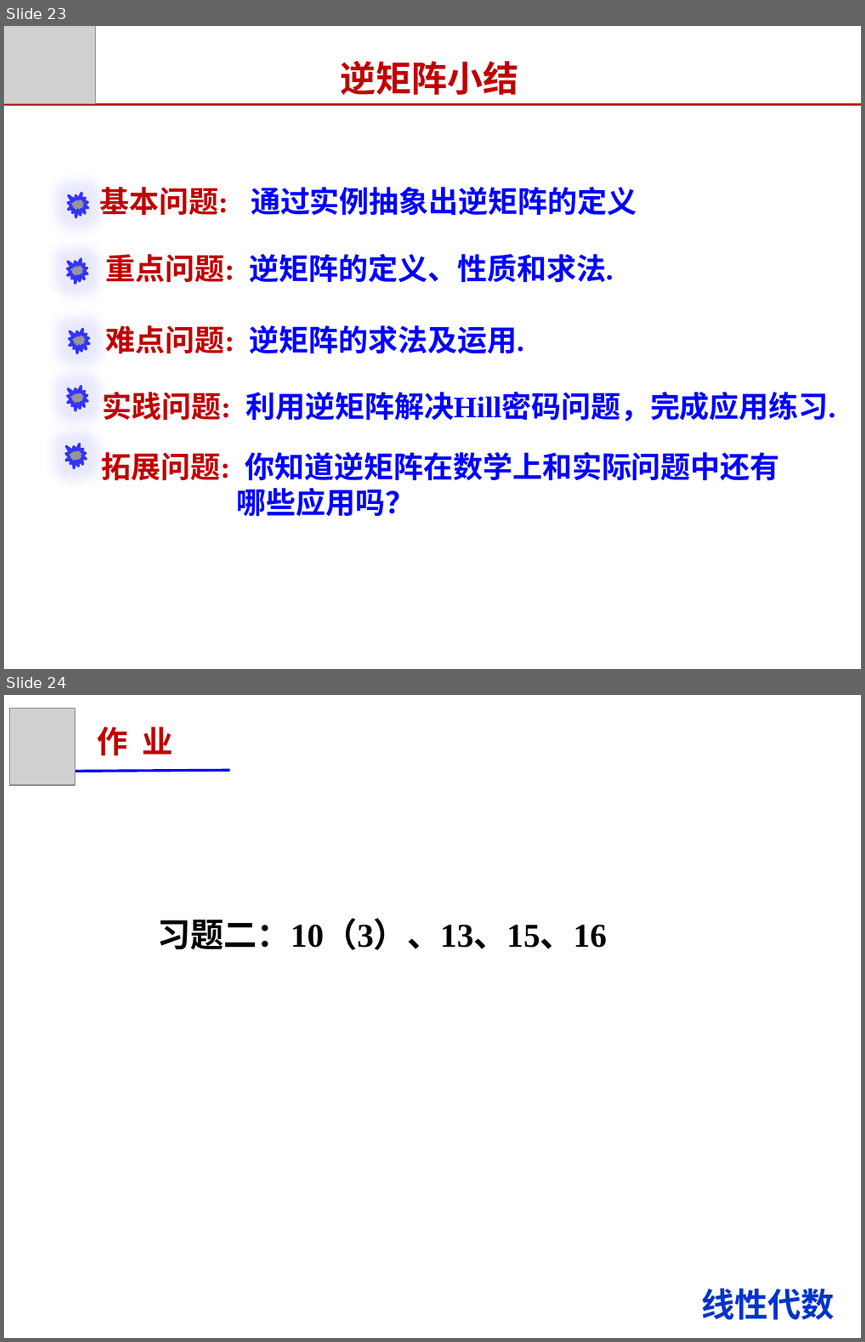
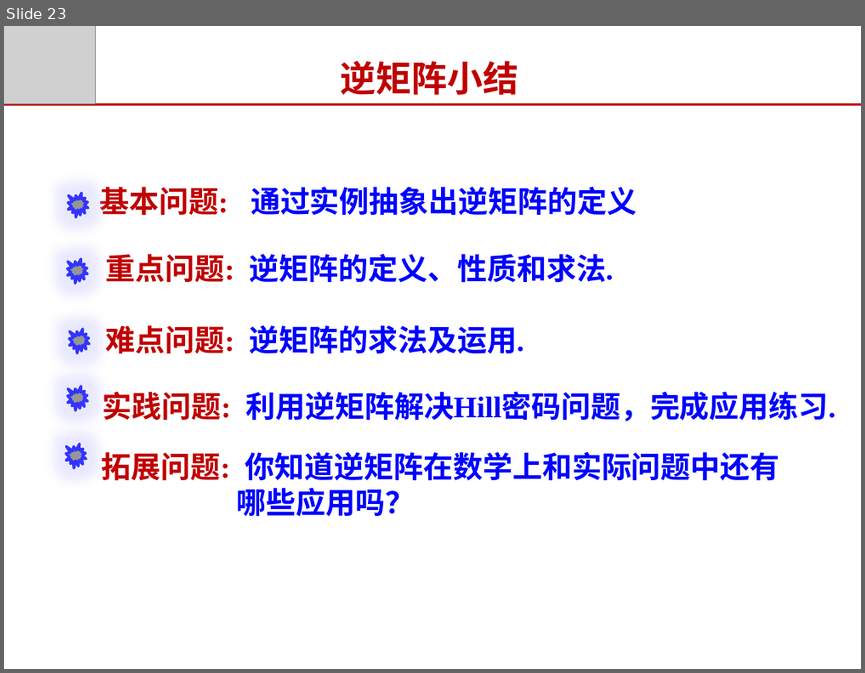
Before and after one commit to zeemeil/zeemeil.github.io, a slide deck: files/2025_2_LM/1024_0203.pptx. Shown one above the other, each under a label of ours: slides 23 and 24 before the commit, slide 23 after it. The pictures are 865x1342 and 865x673 pixels, drawn with LibreOffice and Linux fonts; fonts in the diff are those of the drawing; grey boxes stand for pictures. Boxes give left, top, right and bottom in pixels: in the first picture for what was removed or moved away, otherwise in the second. Text is boxed around its words. In the diff, an @@ line names an element or a change of style, - is before the commit and + after.

```diff
--- a/files/2025_2_LM/1024_0203.pptx
+++ b/files/2025_2_LM/1024_0203.pptx
@@ slide 24 removed at (x1=4, y1=695, x2=861, y2=1338), background #FFFFFF @@
@@ picture removed at (x1=10, y1=708, x2=75, y2=785) @@
@@ text removed at (x1=98, y1=726, x2=173, y2=756) @@
-作 业
@@ line removed from (22, 771) to (230, 771) @@
@@ text removed at (x1=158, y1=918, x2=607, y2=950) @@
-习题二：10（3）、13、15、16
@@ text removed at (x1=701, y1=1287, x2=834, y2=1320) @@
-线性代数
```
Also in this commit, not shown: 21 other files.
